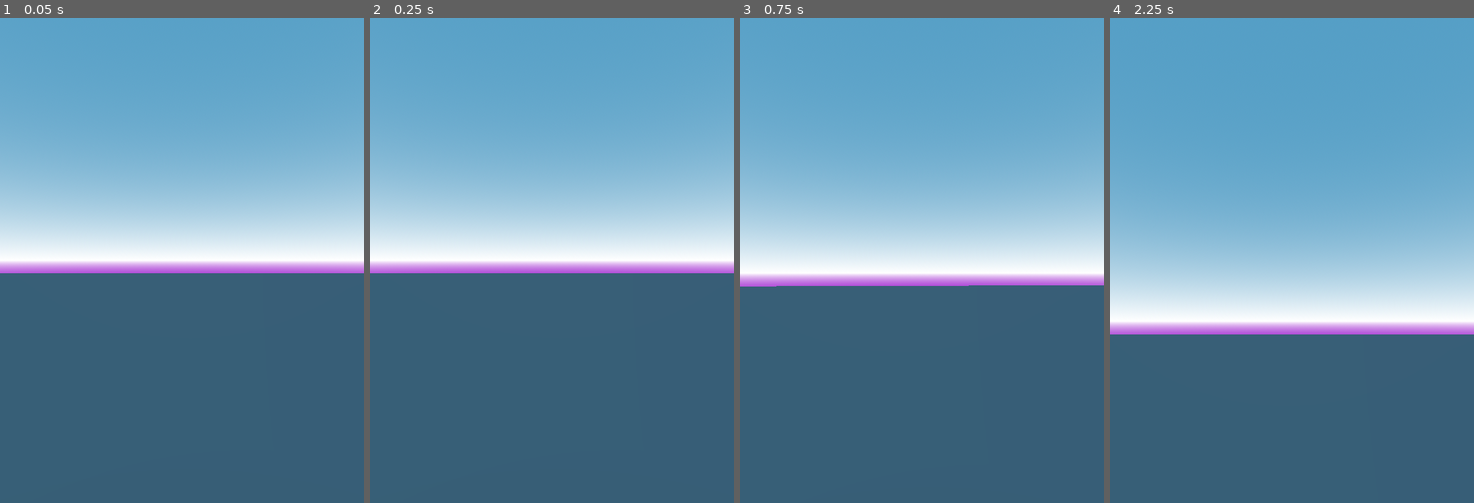
Above: before the commit, frames 1-4 (left to right).
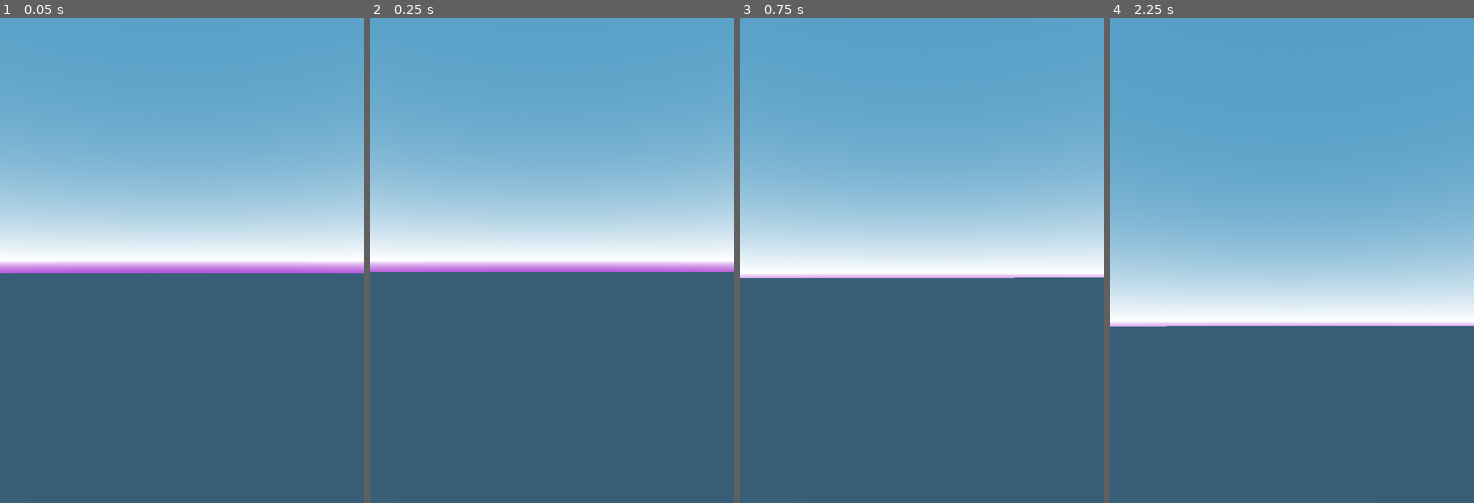
Above: after the commit, the same moments.

Repository: init-Sense/octant
Game: Godot game, scene res://scenes/octagon.tscn
Same seed, same stepped clock (60 frames per second), same inputs: the game is played once before the commit and once after it.
Inputs (mouse positions are in pixels of both pictures, inside the frame that each line leads up to):
- Up to frame 1 (0.05 s): no input
- Up to frame 2 (0.25 s): no input
- Up to frame 3 (0.75 s): tap Enter at 0.5 s; move the mouse to (940, 260) at 0.52 s; click (940, 260) at 0.67 s
- Up to frame 4 (2.25 s): tap Space at 1.25 s; move the mouse to (1273, 260) at 1.27 s; click (1273, 260) at 1.42 s; tap Enter at 2 s; move the mouse to (1299, 250) at 2.02 s; click (1299, 250) at 2.17 s

Frame 1 is identical in both runs. In frame 2, 0.2% of the frame differs, in the area x 0-100%, y 52-53%; in frame 3, 1.6%; in frame 4, 1.7%, in the area x 0-100%, y 63-66%.
Error before the commit: Invalid access to property or key 'rotation' on a base object of type 'null instance'. (res://scripts/player/player.gd:11)

Commit message:
refactor: Renamed camera reference in player script

Diff:
--- a/scripts/player/player.gd
+++ b/scripts/player/player.gd
@@ -1,6 +1,6 @@
 extends Node3D
 
-@onready var camera : PlayerCamera3D = $PlayerCamera3D
+@onready var camera : PlayerCamera3D = $Head/PlayerCamera3D
 @onready var movement : PlayerMovement3D = $PlayerMovement3D
 @onready var body : CharacterBody3D = $PlayerBody3D
 
